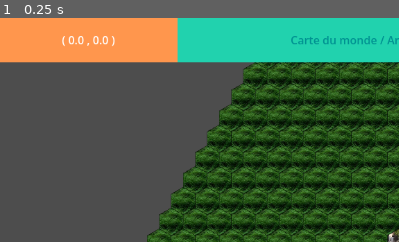
Above: before the commit, frame 1.
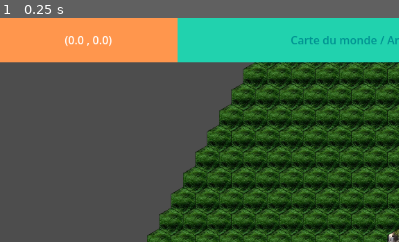
Above: after the commit, the same moment.

Repository: Shoshore/M2-Projet_Jeux_Serieux
Game: Godot game, scene res://Scenes/tile_map.tscn
The game is run twice, just before and just after one commit, with the same random seed, the same clock (stepped at 60 frames per second) and the same inputs. Before the commit the project starts from res://tile_map.tscn. The engine's default icon, where the game draws it, is replaced by a stand-in: a white triangle on a blue panel in a dark square.
Inputs:
- Up to frame 1 (0.25 s): no input
The pictures show only the part of the screen within x 0-50%, y 0-50%; the shares and areas given below are measured in that part.

The runs differ from the first frame. In frame 1, 0.1% of the frame differs, in the area x 15-29%, y 8-13%.

Commit message:
refactor of somethings, and goals

Diff:
--- a/tile_map.tscn
+++ b/Scenes/tile_map.tscn
@@ -1,10 +1,10 @@
 [gd_scene format=3 uid="uid://biiaq830tnok3"]
 
-[ext_resource type="Script" uid="uid://gajots8yhk82" path="res://scripts/gameManager.gd" id="1_7yhko"]
+[ext_resource type="Script" uid="uid://gajots8yhk82" path="res://scripts/game_loop.gd" id="1_7yhko"]
 [ext_resource type="Script" uid="uid://fjfec22nif3i" path="res://scripts/camera_manager.gd" id="2_1n30v"]
-[ext_resource type="PackedScene" uid="uid://cnlc6icyqflob" path="res://Ressources.tscn" id="3_03na7"]
-[ext_resource type="PackedScene" uid="uid://clvd24krlov8t" path="res://Window_info.tscn" id="4_anah5"]
-[ext_resource type="PackedScene" uid="uid://c2tgprmtfh8kh" path="res://Tour_info.tscn" id="4_xftlc"]
+[ext_resource type="PackedScene" uid="uid://cnlc6icyqflob" path="res://Scenes/Ressources.tscn" id="3_03na7"]
+[ext_resource type="PackedScene" uid="uid://clvd24krlov8t" path="res://Scenes/Window_info.tscn" id="4_anah5"]
+[ext_resource type="PackedScene" uid="uid://c2tgprmtfh8kh" path="res://Scenes/Tour_info.tscn" id="4_xftlc"]
 
 [node name="game" type="Node2D" unique_id=2141197782]
 script = ExtResource("1_7yhko")
--- a/scripts/board/map.gd
+++ b/scripts/board/map.gd
@@ -7,23 +7,15 @@
 var rayon_grille : int = 10
 var tiles_by_coord: Dictionary = {}
 
-var is_board_clickable = true;
 
 const DIRECTIONS_HEX: Array[Vector2i] = [
 	Vector2i(1, 0), Vector2i(1, -1), Vector2i(0, -1),
 	Vector2i(-1, 0), Vector2i(-1, 1), Vector2i(0, 1),
 ]
-signal tile_clicked(tile: Tile)
 
 
 func _ready() -> void:
 	generer_grille_hexagonale(rayon_grille)
-
-func _input(event: InputEvent) -> void:
-	if event is InputEventMouseButton:
-		if event.button_index == MOUSE_BUTTON_LEFT and event.pressed and is_board_clickable:
-			var position_souris := get_local_mouse_position()
-			detecter_clic(position_souris)
 
 
 # Génère une grille hexagonale régulière
@@ -77,11 +69,7 @@
 	return Vector2i(int(rx), int(rz))
 
 
-func detecter_clic(position_locale: Vector2) -> void:
-	var coord := pixel_vers_coordonnees(position_locale)
-	var tile := get_tile_at(coord)
-	if tile != null:
-		tile_clicked.emit(tile)
+
 
 
 func get_tile_at(coord: Vector2i) -> Tile:
--- a/scripts/camera_manager.gd
+++ b/scripts/camera_manager.gd
@@ -19,4 +19,4 @@
 
 
 func _process(delta: float) -> void:
-	$"../CanvasLayer2/Control/HBoxContainer/Tour_info/Label".text = " ( " + str(global_position[0]) + " , " + str(global_position[1]) + " ) "
+	$"../CanvasLayer2/Control/HBoxContainer/Tour_info/Label".text = " (" + str(global_position[0]) + " , " + str(global_position[1]) + ") "
--- a/scripts/gameManager.gd
+++ /dev/null
@@ -1,27 +0,0 @@
-extends Node2D
-
-var map := Map.new()
-var selection := Selection_controller.new(map)
-@onready var label_info: Label = get_node("CanvasLayer/info/Label")
-
-func _ready() -> void:
-	add_child(map)
-	_map_filling(map)
-	map.tile_clicked.connect(selection.on_tile_clicked)
-	map.tile_clicked.connect(_on_tile_clicked)
-
-func _on_tile_clicked(tile: Tile) -> void:
-	label_info.text = tile.get_info_text()
-	var build = tile.building
-	if build:
-		build.display()
-
-
-func _on_tree_button_toggled(toggled_on: bool) -> void:
-	map.is_board_clickable = !toggled_on
-
-func _map_filling(map: Map) -> void:
-	var origin := Vector2i(0, 0)
-	var tile: Tile = map.tiles_by_coord[origin]
-	tile.building = Compagny.new(0, origin, map)
-	tile.reload_visual()
--- /dev/null
+++ b/scripts/game_loop.gd
@@ -0,0 +1,58 @@
+extends Node2D
+
+var map := Map.new()
+var selection := Selection_controller.new(map)
+@onready var label_info: Label = get_node("CanvasLayer/info/Label")
+
+var game_length := 30
+
+func _ready() -> void:
+	add_child(map)
+	_map_filling(map)
+
+
+func _on_tile_clicked(tile: Tile) -> void:
+	label_info.text = tile.get_info_text()
+	var build = tile.building
+	if build:
+		build.display()
+
+
+func _on_tree_button_toggled(toggled_on: bool) -> void:
+	map.is_board_clickable = !toggled_on
+
+func _map_filling(map: Map) -> void:
+	var origin := Vector2i(0, 0)
+	var tile: Tile = map.tiles_by_coord[origin]
+	tile.building = Compagny.new(0, origin, map) #modifier constructeur si nécessaire
+	tile.reload_visual()
+
+
+func detecter_clic(position_locale: Vector2) -> void:
+	var coord := map.pixel_vers_coordonnees(position_locale)
+	var tile := map.get_tile_at(coord)
+	if tile != null:
+		_on_tile_clicked(tile)
+		selection.on_tile_clicked(tile)
+
+
+func _input(event: InputEvent) -> void:
+	if event is InputEventMouseButton:
+		if event.button_index == MOUSE_BUTTON_LEFT and event.pressed:
+			var position_souris := get_local_mouse_position()
+			detecter_clic(position_souris)
+
+
+#CREER UN INPUT MANAGER QUAND TOUT MARCHE POUR RENDRE LE CODE PLUS LISIBLE
+
+#GAMELOOP DEVRAIT DETECTER LE CLIC PAS LA MAP
+
+
+# Après le menu -> On veut que ça init le jeu
+# créer plateau (fait)
+# Donne les ressources de bases à l'entreprise (voir compagnie)
+# On veut écouter les inputs du joueur :
+# -> Spécifier les inputs , les limités
+# Detecter un input pour le menu
+# Detection input changement fenetre world map/skilltree
+# Detecter les inputs du skilltree
--- /dev/null
+++ b/scripts/game_manager.gd
@@ -0,0 +1,16 @@
+extends Node
+
+
+# Les datas des entreprises :
+# si t'as ressources -> tu peux faire des trucs dans le skilltree
+# faire des getters, des fonctions de gestions
+# L'argent
+# le bonheur
+# les unités
+# chercheurs/dev
+
+# les positions des sites de recrutements
+# les stackeholders
+
+# Gestion de tours malus :
+# mod tour X -> modifie un truc
Not shown: 2 places in Scenes/Ressources.tscn that only renumber resources
Renamed: Tour_info.tscn -> Scenes/Tour_info.tscn
Renamed: Window_info.tscn -> Scenes/Window_info.tscn
Renamed: skillTree.tscn -> Scenes/skillTree.tscn
Renamed: scripts/gameManager.gd.uid -> scripts/game_loop.gd.uid
Not shown, added: scripts/game_manager.gd.uid
